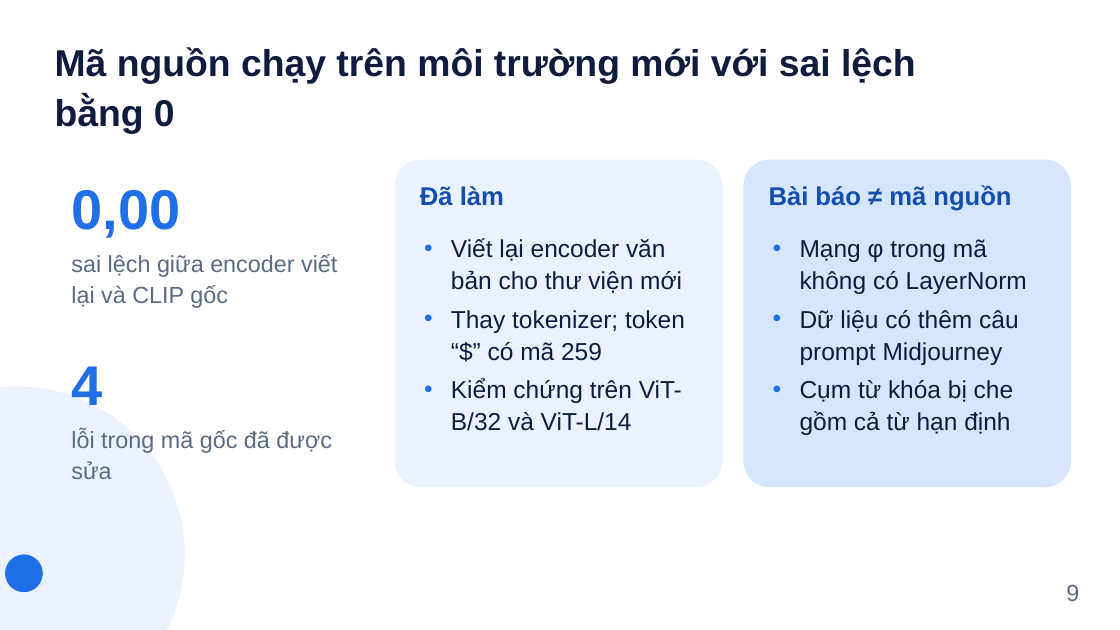
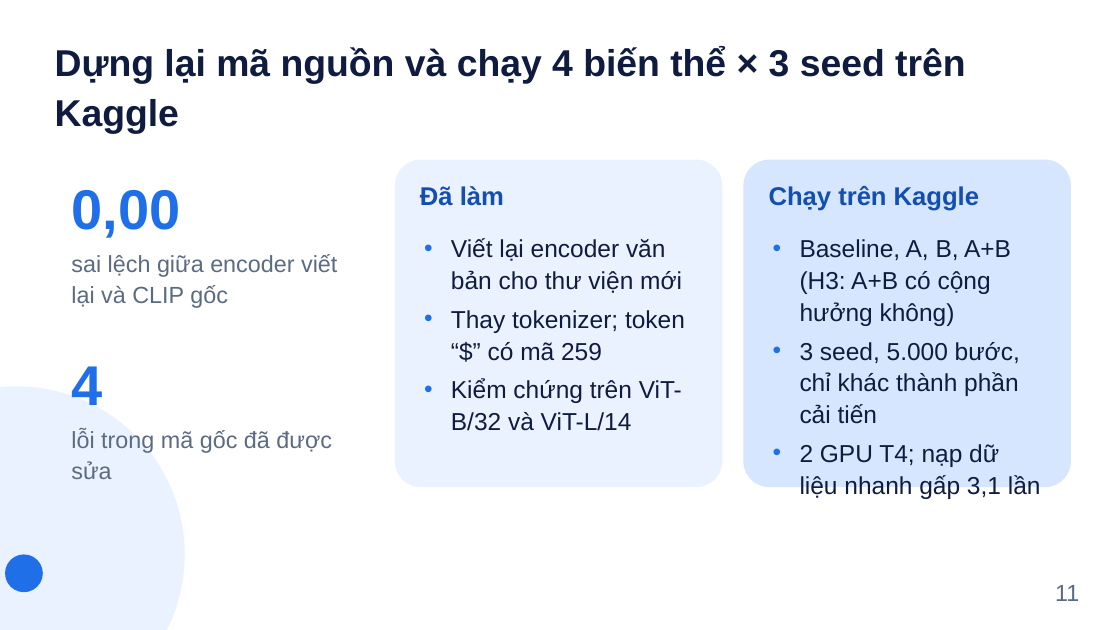
Before and after one commit to tamdv/btl-lincir, a slide deck: slide 11 of slides/Slides_Nhom8_LinCIR.pptx (slide 9 before the commit). Drawn at 1120x630 pixels with LibreOffice and Linux fonts; fonts in the diff are those of the drawing. Boxes give left, top, right and bottom in pixels: in the first picture for what was removed or moved away, otherwise in the second. Text is boxed around its words. In the diff, an @@ line names an element or a change of style, - is before the commit and + after.

```diff
--- a/slides/Slides_Nhom8_LinCIR.pptx
+++ b/slides/Slides_Nhom8_LinCIR.pptx
@@ text at [55,47,965,133]: text changed @@
-Mã nguồn chạy trên môi trường mới với sai lệch bằng 0
+Dựng lại mã nguồn và chạy 4 biến thể × 3 seed trên Kaggle
@@ text at [769,186,979,211]: text changed @@
-Bài báo ≠ mã nguồn
+Chạy trên Kaggle
@@ text at [800,239,1041,499]: text changed @@
-• Mạng φ trong mã không có LayerNorm
-• Dữ liệu có thêm câu prompt Midjourney
-• Cụm từ khóa bị che gồm cả từ hạn định
+• Baseline, A, B, A+B (H3: A+B có cộng hưởng không)
+• 3 seed, 5.000 bước, chỉ khác thành phần cải tiến
+• 2 GPU T4; nạp dữ liệu nhanh gấp 3,1 lần
@@ text at [1055,585,1079,601]: text changed @@
-9
+11
```
Also in this commit, not shown: 12 other slides changed, 3 slides added, 2 slides removed, 26 other files.
